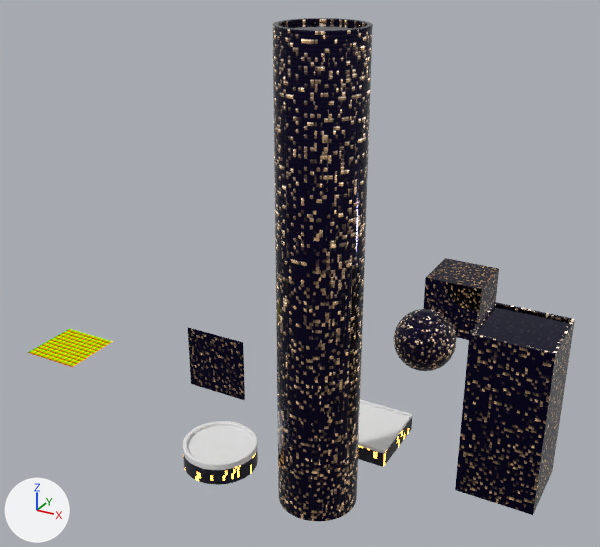
Two versions of the Blender file 2019_2020/space_force_trailer/assets/generative_building/building.blend, one commit apart.
Camera for both pictures: a camera (50 mm lens) standing at (3.9, -18.1, 13.7) and looking at (-7.1, 1.8, 3.7). The axes (+X, +Y, +Z) are drawn at lower left. The lights are the same throughout.
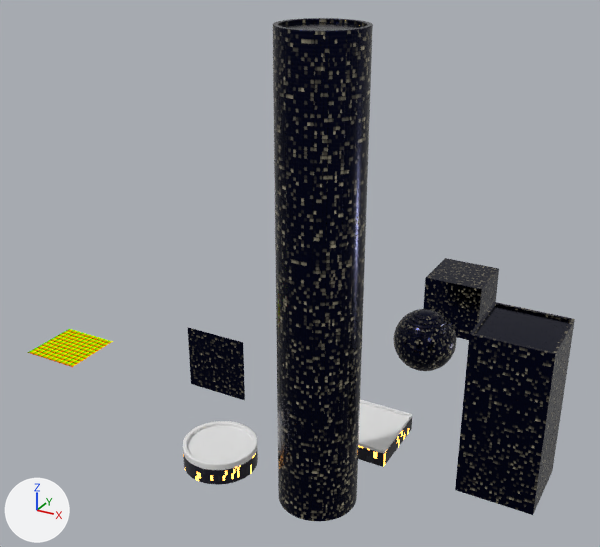
Commit message: made building insides more photorealistic, added more noticable frenel to glass

Pixel boxes [x1, y1, x2, y2] of what changed, in the pictures (600 x 547 px):
```json
{"object": "Cylinder", "change": "surface changed", "before": [273, 18, 372, 521], "after": [273, 18, 372, 521], "on screen": "brown to black"}
{"object": "Cube", "change": "surface changed", "before": [457, 302, 575, 511], "after": [457, 302, 575, 511], "on screen": "brown to grey"}
{"object": "Cube.002", "change": "surface changed", "before": [423, 259, 499, 340], "after": [423, 259, 499, 340], "on screen": "brown to grey"}
{"object": "Plane.001", "change": "surface changed", "before": [188, 328, 245, 398], "after": [188, 328, 245, 398], "on screen": "brown to black"}
{"object": "Sphere", "change": "surface changed", "before": [393, 309, 456, 371], "after": [393, 309, 456, 371]}
```

Edits to the scene script, one JSON object a line:
```json
{"block": "mat_buildingfacade_001", "change": "nodes: BsdfPrincipled, Bump x2, CombineXYZ x3, Emission, Group x10, Invert, Mapping x5, Math x26, Mix x8, MixShader, NewGeometry, OutputMaterial, RGB, SeparateXYZ x8, TexCoord, TexImage, TexNoise x2, ValToRGB x11, Value x9, VectorMath x9, VectorTransform x2"}
{"block": "mat_buildingfacade_001", "change": "colours: white #ffffff, black #000000, black #282828, black #0a0a0a, dark blue #13113b, yellow #ffc741, black #232323, yellow #bc8900"}
{"block": "mat_buildingfacade_001", "change": "nodes: BsdfPrincipled x2, Bump x3, CombineXYZ x3, Emission x2, Group x10, Invert, Mapping x5, Math x29, Mix x9, MixShader x3, NewGeometry, OutputMaterial, RGB, SeparateXYZ x8, TexBrick, TexCoord, TexImage, TexNoise x3, ValToRGB x10, Value x9, VectorMath x10, VectorTransform x2"}
{"block": "mat_buildingfacade_001", "change": "colours: white #ffffff, black #000000, black #282828, dark blue #0c122f, yellow #ffc741, black #383838, yellow #bc8900, beige #fff4cc"}
```
